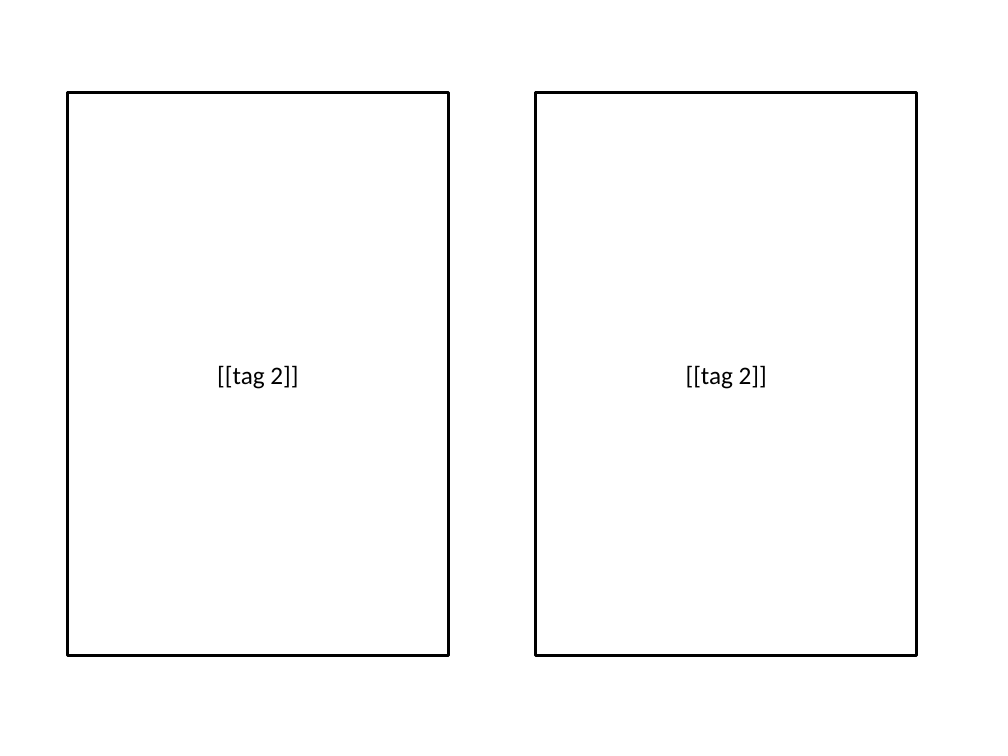
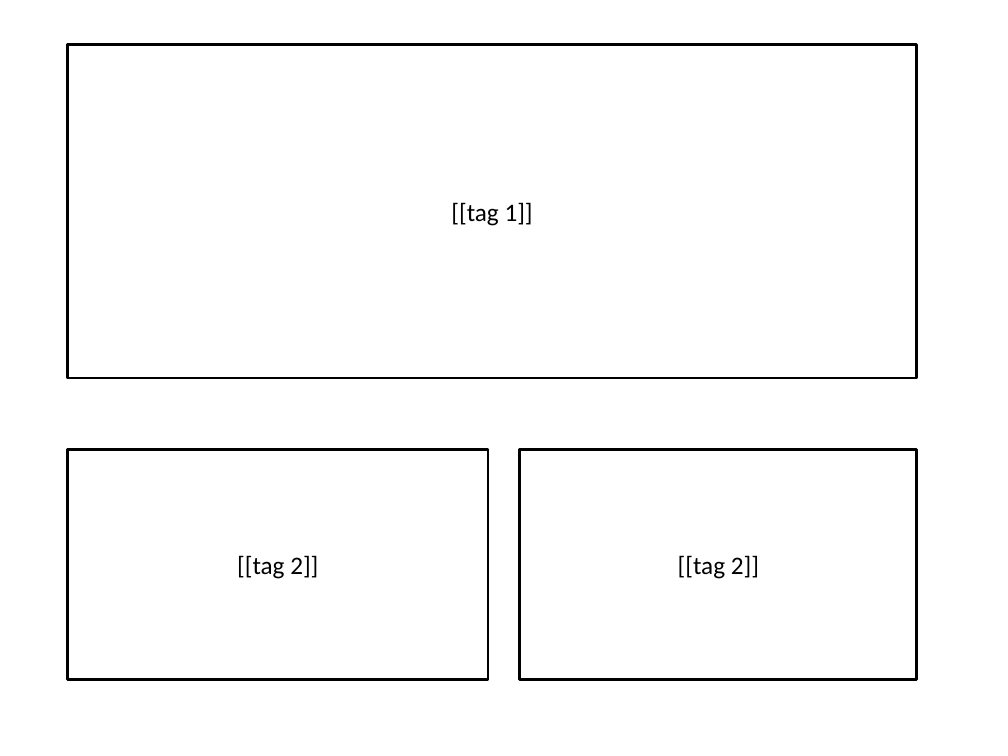
Before and after one commit to markheckmann/R2PPTaddons, a slide deck: slide 4 of inst/template.pptx (slide 5 before the commit). Drawn at 1008x756 pixels with LibreOffice and Linux fonts; fonts in the diff are those of the drawing. Boxes give left, top, right and bottom in pixels: in the first picture for what was removed or moved away, otherwise in the second. Text is boxed around its words. In the diff, an @@ line names an element or a change of style, - is before the commit and + after.

```diff
--- a/inst/template.pptx
+++ b/inst/template.pptx
@@ rectangle added at (68, 44, 917, 378), fill #FFFFFF, outline #000000 2 pt, 18 pt, text #000000 @@
+[[tag 1]]
@@ rectangle "[[tag 2]]": place and size @@
-rectangle "[[tag 2]]" at (68, 93, 449, 656)
+rectangle "[[tag 2]]" at (68, 450, 488, 679)
@@ rectangle "[[tag 2]]": place and size @@
-rectangle "[[tag 2]]" at (535, 93, 916, 656)
+rectangle "[[tag 2]]" at (520, 450, 917, 679)
```
Also in this commit, not shown: 1 slide removed, 6 other files.
